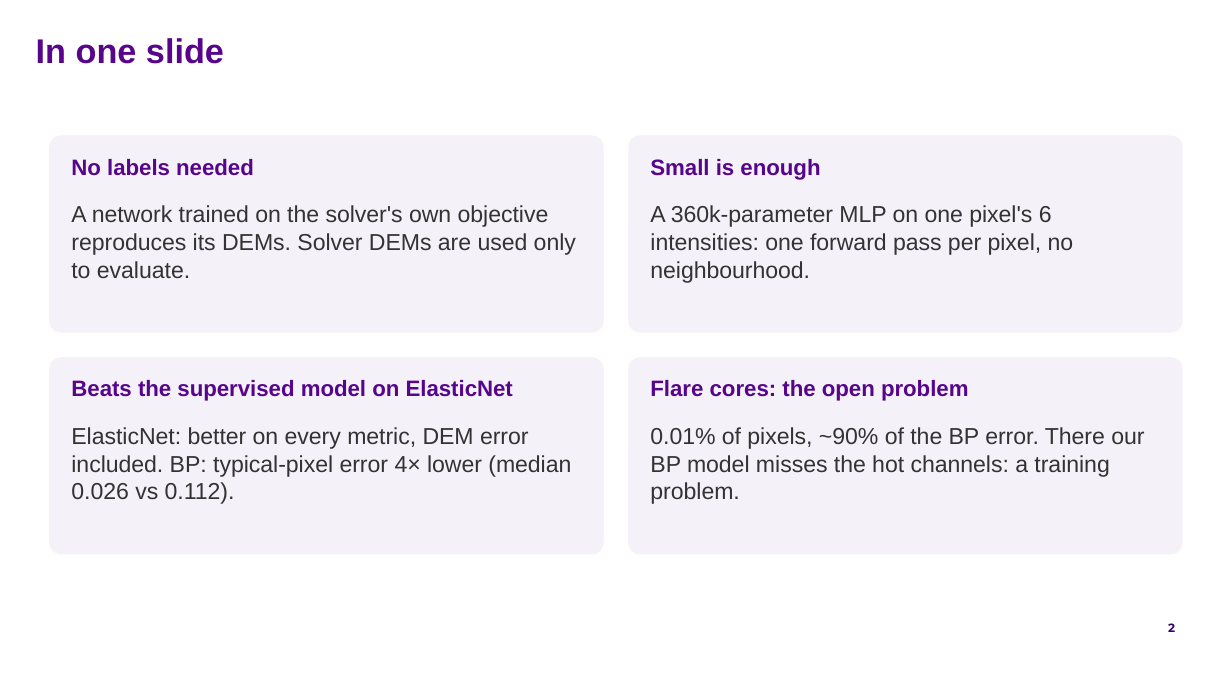
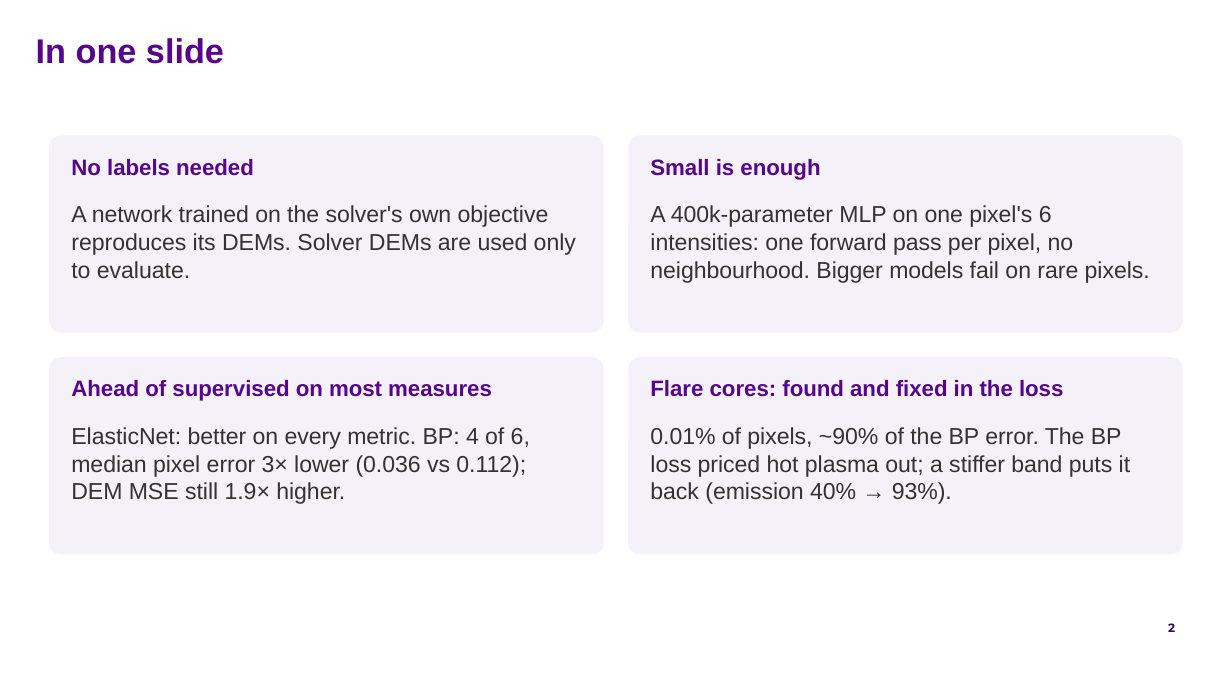
Before and after one commit to FruitPnchSamuraiG/solar-dem-inversion, a slide deck: slide 2 of slides/DEM_deck_v2.pptx. Drawn at 1232x693 pixels with LibreOffice and Linux fonts; fonts in the diff are those of the drawing; background and template pictures are left out. Boxes give left, top, right and bottom in pixels: in the first picture for what was removed or moved away, otherwise in the second. Text is boxed around its words. In the diff, an @@ line names an element or a change of style, - is before the commit and + after.

Commit message:
deck: rebuilt on the adopted stiff-band BP model; Part 7 is now the failure and the fix
Summary, model, loss (band weight mu), model-choice and results slides carry the
120 + 120 continued model. Part 7 has eight slides: the old failure, the
suggestions on the original loss, the objective-gap cause, the 616-vs-85 price,
the mu screen on validation, the stiff-band runs, flare cores now, what remains.
New-model figures in results/plots/22_adopted_bp_20261014 (README); outline synced;
STATE.md and CLAUDE.md record the revised BP final.

```diff
--- a/slides/DEM_deck_v2.pptx
+++ b/slides/DEM_deck_v2.pptx
@@ text at bbox=[650, 205, 1150, 283]: text changed @@
-A 360k-parameter MLP on one pixel's 6 intensities: one forward pass per pixel, no neighbourhood.
+A 400k-parameter MLP on one pixel's 6 intensities: one forward pass per pixel, no neighbourhood. Bigger models fail on rare pixels.
@@ text at bbox=[71, 380, 492, 401]: text changed @@
-Beats the supervised model on ElasticNet
+Ahead of supervised on most measures
@@ text at bbox=[650, 380, 1063, 397]: text changed @@
-Flare cores: the open problem
+Flare cores: found and fixed in the loss
@@ text at bbox=[71, 427, 530, 504]: text changed @@
-ElasticNet: better on every metric, DEM error included. BP: typical-pixel error 4× lower (median 0.026 vs 0.112).
+ElasticNet: better on every metric. BP: 4 of 6, median pixel error 3× lower (0.036 vs 0.112); DEM MSE still 1.9× higher.
@@ text at bbox=[650, 427, 1131, 504]: text changed @@
-0.01% of pixels, ~90% of the BP error. There our BP model misses the hot channels: a training problem.
+0.01% of pixels, ~90% of the BP error. The BP loss priced hot plasma out; a stiffer band puts it back (emission 40% → 93%).
```
Also in this commit, not shown: 12 other slides changed, 8 slides added, 5 slides removed, 13 other files.
